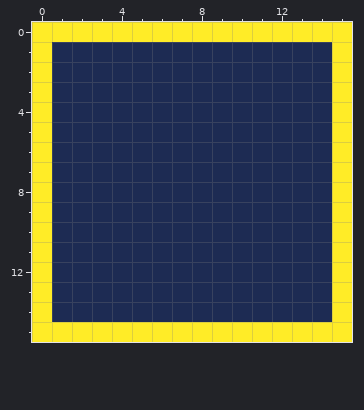
Pixel-art file, stored at assets/maps/template.ase. Above, as it was before the edit.
16x16 pixels, 1 frame.
After the commit:
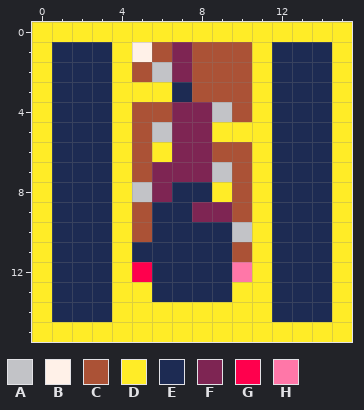
Palette (. is transparent): A #c2c3c7  B #fff1e8  C #ab5236  D #ffec27  E #1d2b53  F #7e2553  G #ff004d  H #ff77a8
Diff:
The author changed colour E to colour A in row 2 at x 6; in row 4 at x 9; in row 5 at x 6; in row 7 at x 9; in row 8 at x 5; in row 10 at x 10.
The author changed colour E to colour B in row 1 at x 5.
The author changed colour E to colour C in row 1 at x 6 and 8 to 10; in row 2 at x 5 and 8 to 10; in row 3 at x 8 to 10; in row 4 at x 5 to 6 and 10; in row 5 at x 5; in row 6 at x 5 and 9 to 10.
The author changed colour E to colour C in row 7 at x 5 and 10; in row 8 at x 10; in row 9 at x 5 and 10; in row 10 at x 5; in row 11 at x 10.
The author changed colour E to colour D in rows 1 to 2 at x 4 and 11; in row 3 at x 4 to 6 and 11; in row 4 at x 4 and 11; in row 5 at x 4 and 9 to 11; in row 6 at x 4, 6 and 11; in row 7 at x 4 and 11.
The author changed colour E to colour D in row 8 at x 4, 9 and 11; in rows 9 to 12 at x 4 and 11; in row 13 at x 4 to 5 and 10 to 11; in row 14 at x 4 to 11.
The author changed colour E to colour F in rows 1 to 2 at x 7; in rows 4 to 6 at x 7 to 8; in row 7 at x 6 to 8; in row 8 at x 6; in row 9 at x 8 to 9.
The author changed colour E to colour G in row 12 at x 5.
The author changed colour E to colour H in row 12 at x 10.
Boxes around the changes in both pictures, in picture pixels (x1, y1, x2, y2):
changed: (112, 42, 272, 322)
